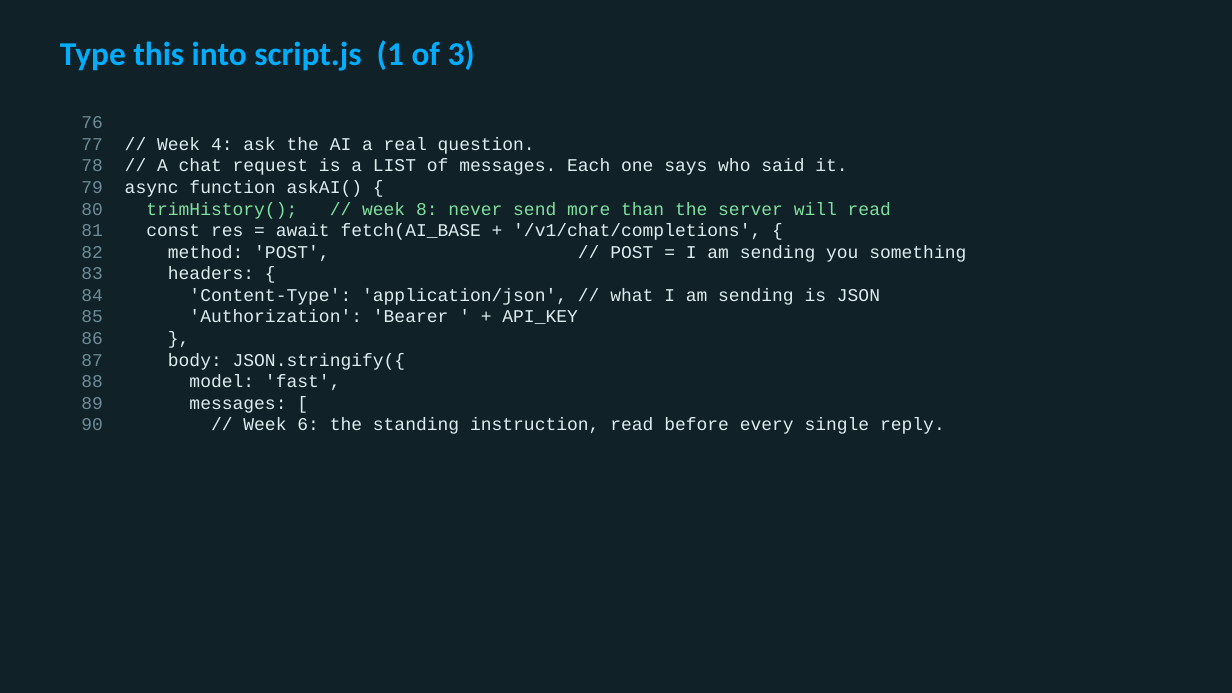
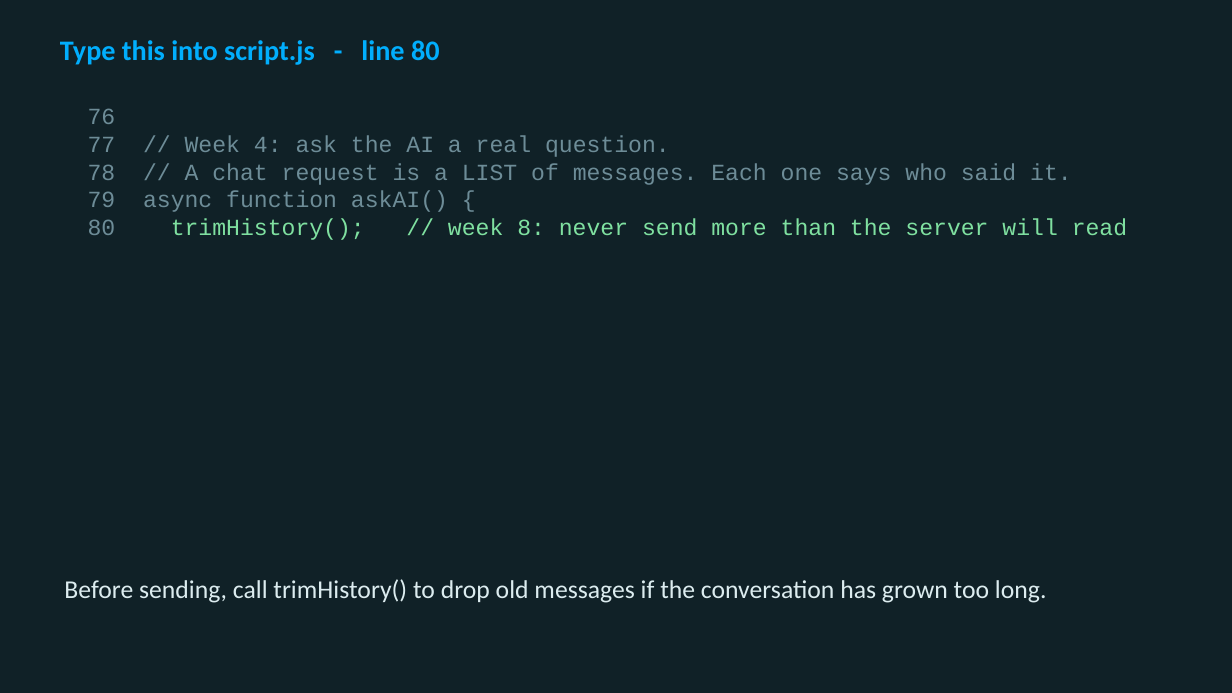
Before and after one commit to utgapps/utgapps.github.io, a slide deck: slide 25 of ai101/slides/week-08.pptx (slide 5 before the commit). Drawn at 1232x693 pixels with LibreOffice and Linux fonts; fonts in the diff are those of the drawing. Boxes give left, top, right and bottom in pixels: in the first picture for what was removed or moved away, otherwise in the second. Text is boxed around its words. In the diff, an @@ line names an element or a change of style, - is before the commit and + after.

```diff
--- a/ai101/slides/week-08.pptx
+++ b/ai101/slides/week-08.pptx
@@ text at (60,40,440,65): text changed; size 26 to 22 pt @@
-Type this into script.js (1 of 3)
+Type this into script.js - line 80
@@ text "76": place and size @@
-text "76" at (81,116,966,434)
+text "76" at (88,108,1127,240)
@@ text "76" at (88,108,1127,240): size 14 to 18 pt; text colour #DCECEF to #6D8C97 in "// Week 4: ask the AI a ...", "// A chat request is a LIST ...", "async function askAI() {" @@
@@ text at (146,224,966,434): paragraphs removed @@
-81 const res = await fetch(AI_BASE + '/v1/chat/completions', {
-82 method: 'POST', // POST = I am sending you something
-83 headers: {
-84 'Content-Type': 'application/json', // what I am sending is JSON
-85 'Authorization': 'Bearer ' + API_KEY
-86 },
-87 body: JSON.stringify({
-88 model: 'fast',
-89 messages: [
-90 // Week 6: the standing instruction, read before every single reply.
@@ text added at (64,579,1046,603), 20 pt, text #DCECEF @@
+Before sending, call trimHistory() to drop old messages if the conversation has grown too long.
```
Also in this commit, not shown: 1 other slide changed, 18 slides added, 3 slides removed, 19 other files.
